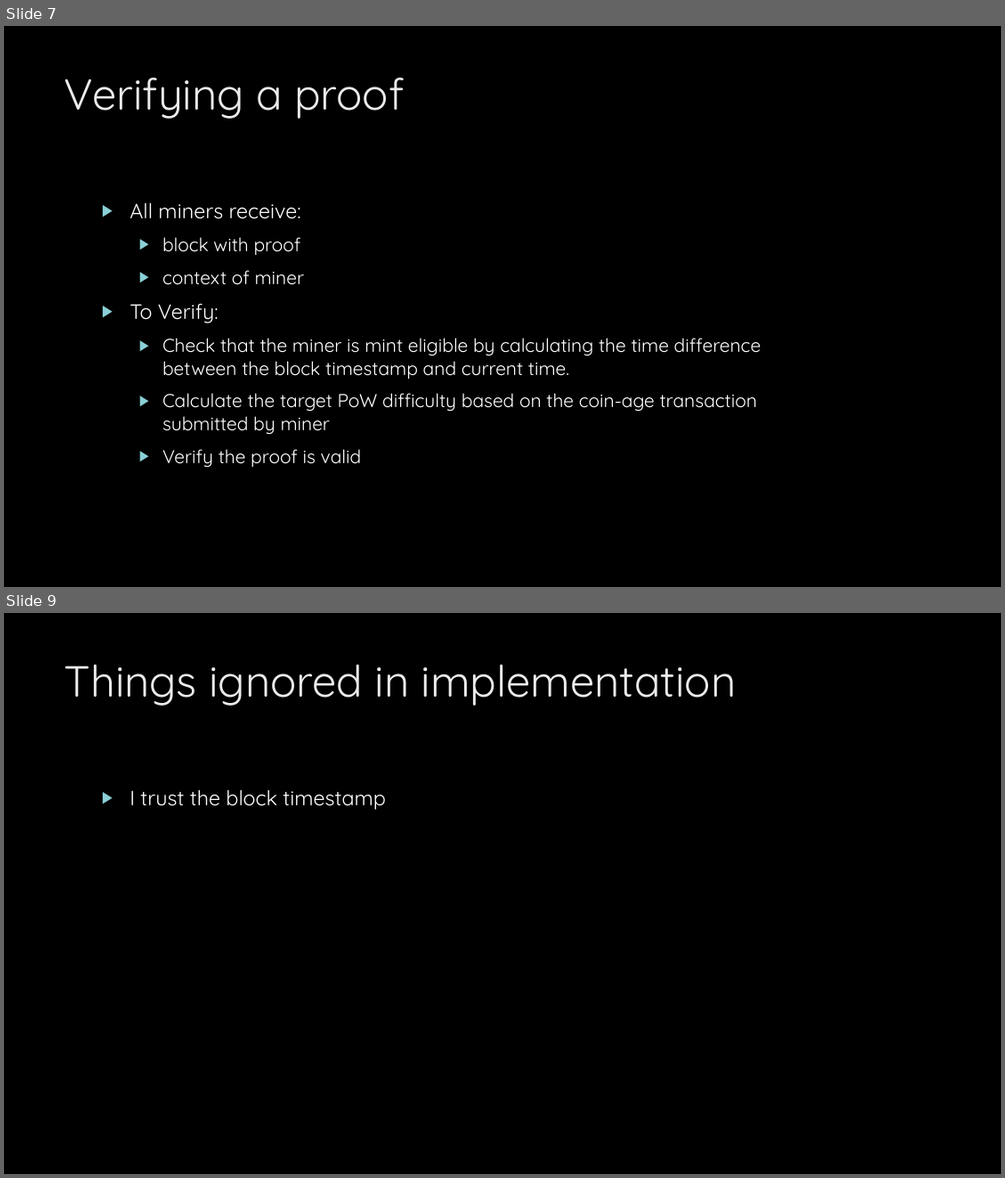
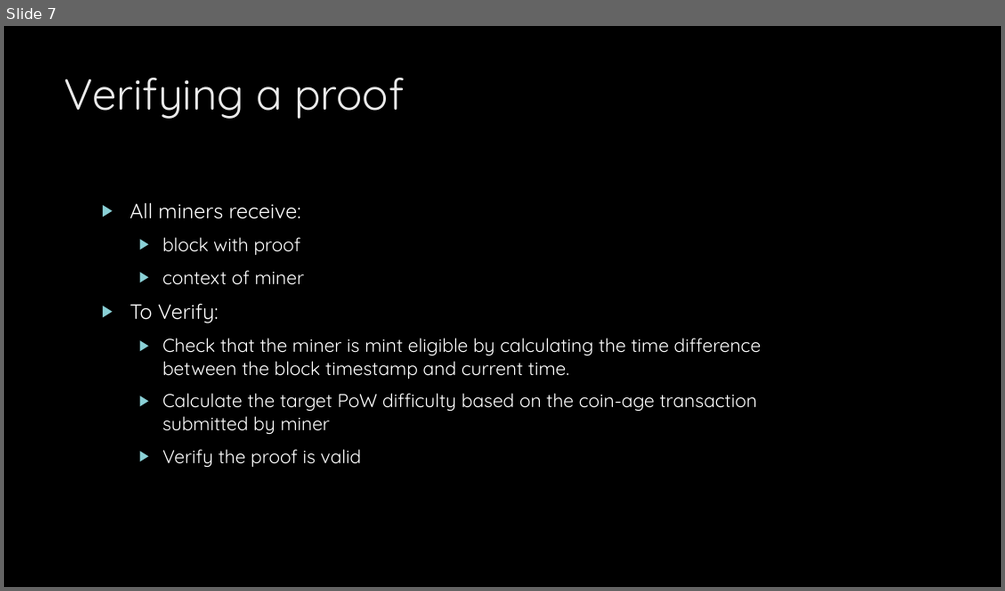
Before and after one commit to toep/FairCoin, a slide deck: Presentation.pptx. Shown one above the other, each under a label of ours: slides 7 and 9 before the commit, slide 7 after it; the slides between them are not shown. The pictures are 1005x1178 and 1005x591 pixels, drawn with LibreOffice and Linux fonts; fonts in the diff are those of the drawing; background and template pictures are left out. Boxes give left, top, right and bottom in pixels: in the first picture for what was removed or moved away, otherwise in the second. Text is boxed around its words. In the diff, an @@ line names an element or a change of style, - is before the commit and + after.

```diff
--- a/Presentation.pptx
+++ b/Presentation.pptx
@@ slide 9 removed at box(4, 613, 1001, 1174), background picture (left out) @@
@@ title removed at box(65, 664, 736, 706) @@
-Things ignored in implementation
@@ text removed at box(129, 790, 386, 810) @@
-▶ I trust the block timestamp
```
Also in this commit, not shown: 4 slides changed.
